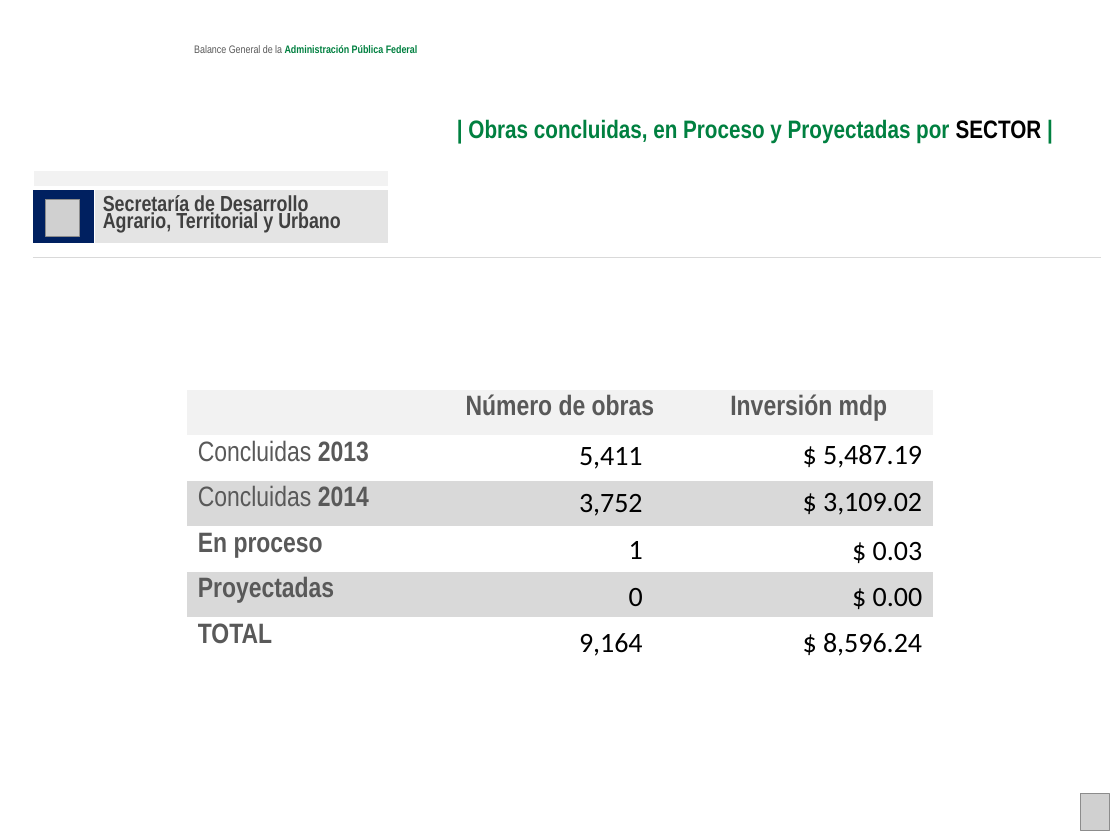
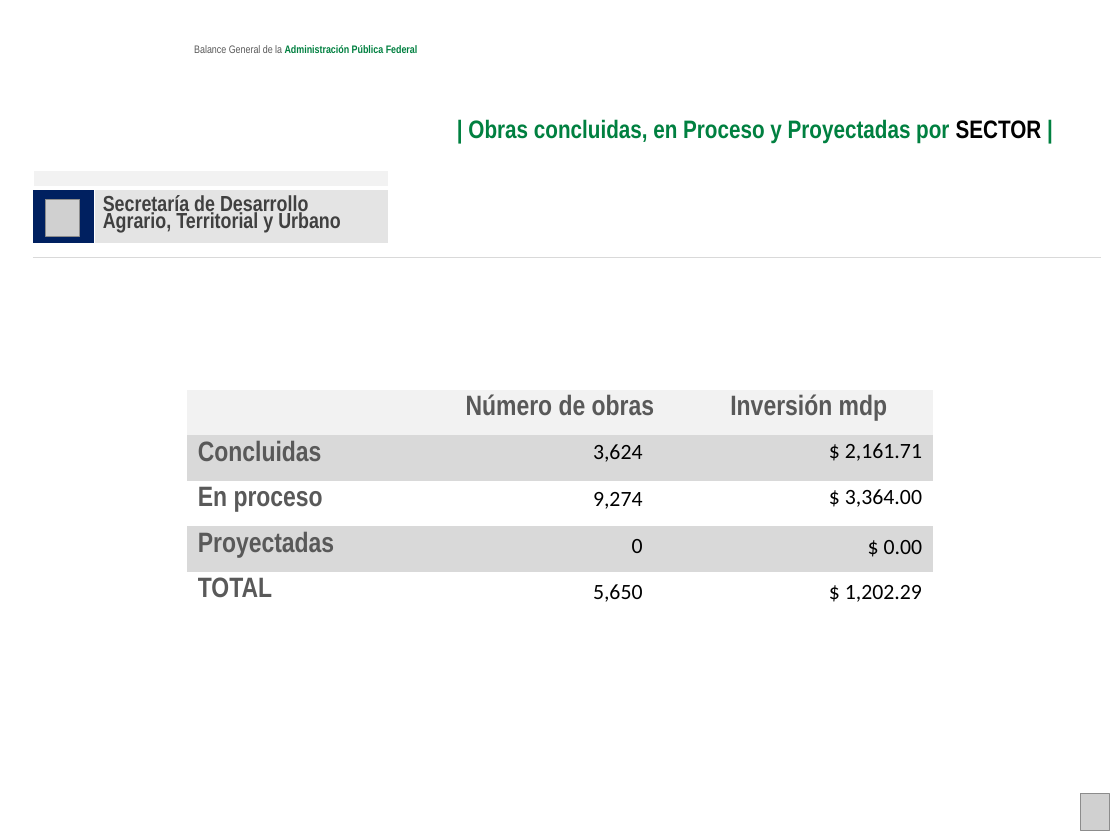
Before and after one commit to fpedro23/djangoObras, a slide deck: slide 15 of obras/static/ppt/ppt-generados/hiper_por_sector_1.pptx (slide 29 before the commit). Drawn at 1120x840 pixels with LibreOffice and Linux fonts; fonts in the diff are those of the drawing; grey boxes stand for pictures; background and template pictures are left out. Boxes give left, top, right and bottom in pixels: in the first picture for what was removed or moved away, otherwise in the second. Text is boxed around its words. In the diff, an @@ line names an element or a change of style, - is before the commit and + after.

```diff
--- a/obras/static/ppt/ppt-generados/hiper_por_sector_1.pptx
+++ b/obras/static/ppt/ppt-generados/hiper_por_sector_1.pptx
@@ table at <box>187,390,933,617</box> @@
-row 2: Concluidas 2013 |  | 
-row 3: Concluidas 2014 |  | 
+row 2: Concluidas |  | 
@@ text at <box>593,444,643,462</box>: text changed; size 18 to 14 pt @@
-5,411
+3,624
@@ text at <box>845,443,922,461</box>: text changed; size 18 to 14 pt @@
-$ 5,487.19
+$ 2,161.71
@@ text at <box>593,492,643,509</box>: text changed; size 18 to 14 pt @@
-3,752
+9,274
@@ text at <box>845,489,922,507</box>: text changed; size 18 to 14 pt @@
-$ 3,109.02
+$ 3,364.00
@@ text "0": place and size @@
-text "0" at <box>629,588,643,606</box>
+text "0" at <box>632,539,643,553</box>
@@ text "0" at <box>632,539,643,553</box>: size 18 to 14 pt @@
@@ text removed at <box>629,541,643,559</box> @@
-1
@@ text at <box>884,540,923,554</box>: text changed; size 18 to 14 pt @@
-$ 0.03
+$ 0.00
@@ text at <box>593,584,643,602</box>: text changed; size 18 to 14 pt @@
-9,164
+5,650
@@ text at <box>845,585,922,602</box>: text changed; size 18 to 14 pt @@
-$ 8,596.24
+$ 1,202.29
@@ text removed at <box>873,588,923,606</box> @@
-$ 0.00
```
Also in this commit, not shown: 28 other slides changed, 1 slide added, 31 slides removed, 5 other files.
